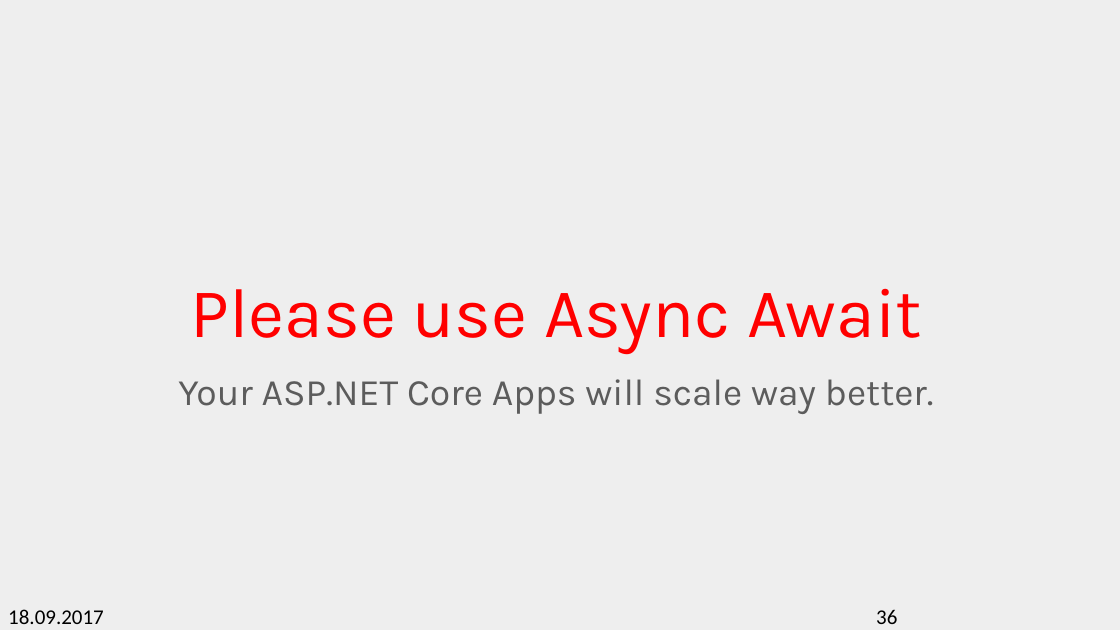
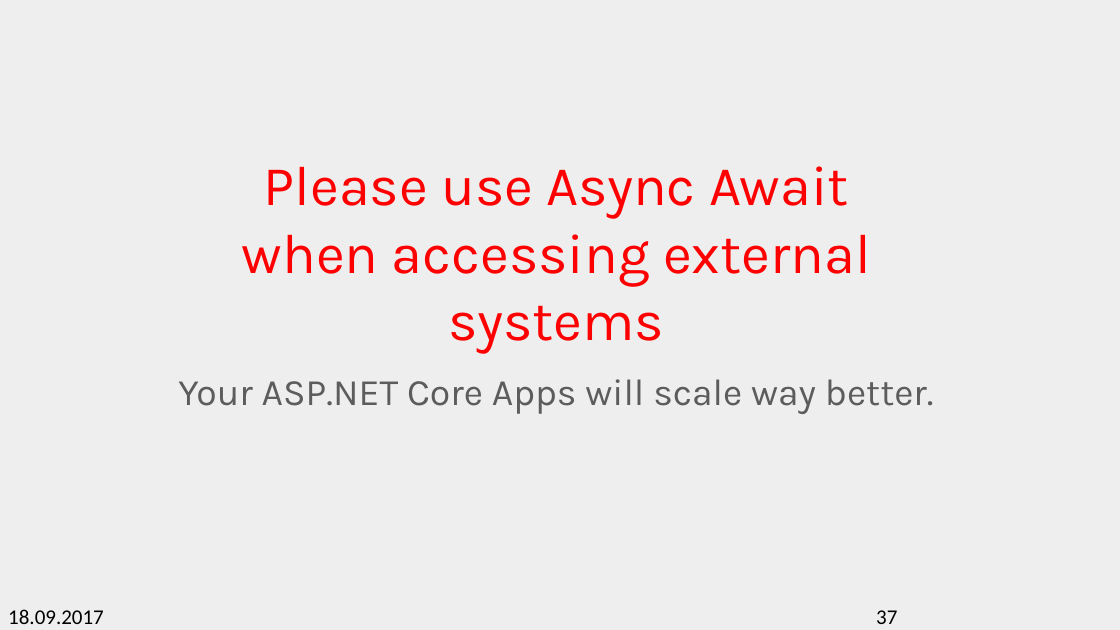
Before and after one commit to feO2x/AdcCore2017.MultithreadingAndAsync, a slide deck: slide 37 of ADC Core 2017 - Multithreading and Async Operations in ASP.NET Core.pptx (slide 36 before the commit). Drawn at 1120x630 pixels with LibreOffice and Linux fonts; fonts in the diff are those of the drawing; background and template pictures are left out. Boxes give left, top, right and bottom in pixels: in the first picture for what was removed or moved away, otherwise in the second. Text is boxed around its words. In the diff, an @@ line names an element or a change of style, - is before the commit and + after.

Commit message:
added slide showing how asynchronous methods can run in a synchronous fashion

```diff
--- a/ADC Core 2017 - Multithreading and Async Operations in ASP.NET Core.pptx
+++ b/ADC Core 2017 - Multithreading and Async Operations in ASP.NET Core.pptx
@@ title at (242,166,871,354): text changed; size 60 to 48 pt @@
-Please use Async Await
+Please use Async Await
+when accessing external systems
@@ page number at (876,610,897,624): text changed @@
-36
+37
```
Also in this commit, not shown: 1 slide added.
